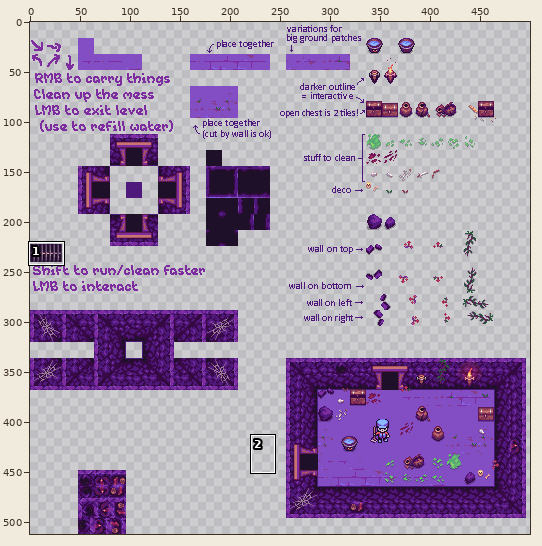
Edited in one commit: sprite sheet (media/art/tileset.png). Above, an overview of the earlier version with the close-up marked.
Close-up. Old version:
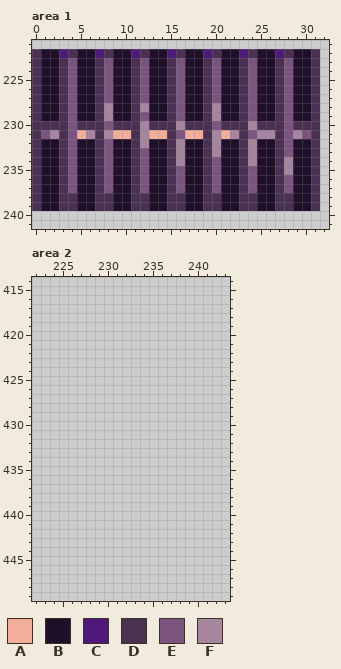
The file is 512x512 pixels. Shown: area 1: x 0..32, y 221..241; area 2: x 222..243, y 414..449. The wide view leaves out empty margins. The commit also changed other parts of the picture, which this record leaves out.
Palette (. is transparent): A #f2ae99  B #1f102a  C #4e187c  D #4a3052  E #7b5480  F #a6859f
Pixels before, area 1, first column x 0:
222 DBBCDBBCDBBCDBBCDBBCDBBCDBBCDBBD
223 DBBDEBBDEBBDEBBDEBBDEBBDEBBDEBBD
224 DBBDEBBDEBBDEBBDEBBDEBBDEBBDEBBD
225 DBBDEBBDEBBDEBBDEBBDEBBDEBBDEBBD
226 DBBDEBBDEBBDEBBDEBBDEBBDEBBDEBBD
227 DBBDEBBDEBBDEBBDEBBDEBBDEBBDEBBD
228 DBBDEBBDFBBDFBBDEBBDFBBDEBBDEBBD
229 DBBDEBBDFBBDEBBDEBBDFBBDEBBDEBBD
230 DDDDEDDDEDDDFDDDFDDDEDDDFDDDEDDD
231 DEFDEAFDFAADFAADEAADFAFDEFFDEFED
232 DBBDEBBDEBBDFBBDFBBDFBBDFBBDEBBD
233 DBBDEBBDEBBDEBBDFBBDFBBDFBBDEBBD
234 DBBDEBBDEBBDEBBDFBBDEBBDFBBDFBBD
235 DBBDEBBDEBBDEBBDEBBDEBBDEBBDFBBD
236 DBBDEBBDEBBDEBBDEBBDEBBDEBBDEBBD
237 DBBDEBBDEBBDEBBDEBBDEBBDEBBDEBBD
238 DBBDDBBDDBBDDBBDDBBDDBBDDBBDDBBD
239 DBBDDBBDDBBDDBBDDBBDDBBDDBBDDBBD
After:
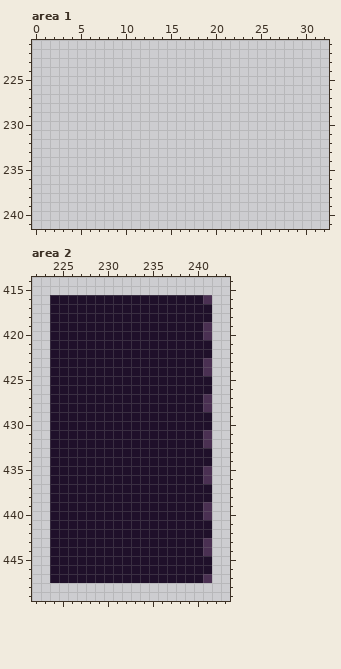
Edits made:
Area 1:
y 222: x 0..31 DBBCDBBCDBBCDBBCDBBCDBBCDBBCDBBD -> ................................
y 223..227: x 0..31 DBBDEBBDEBBDEBBDEBBDEBBDEBBDEBBD -> ................................
y 228: x 0..31 DBBDEBBDFBBDFBBDEBBDFBBDEBBDEBBD -> ................................
y 229: x 0..31 DBBDEBBDFBBDEBBDEBBDFBBDEBBDEBBD -> ................................
y 230: x 0..31 DDDDEDDDEDDDFDDDFDDDEDDDFDDDEDDD -> ................................
y 231: x 0..31 DEFDEAFDFAADFAADEAADFAFDEFFDEFED -> ................................
y 232: x 0..31 DBBDEBBDEBBDFBBDFBBDFBBDFBBDEBBD -> ................................
y 233: x 0..31 DBBDEBBDEBBDEBBDFBBDFBBDFBBDEBBD -> ................................
y 234: x 0..31 DBBDEBBDEBBDEBBDFBBDEBBDFBBDFBBD -> ................................
y 235: x 0..31 DBBDEBBDEBBDEBBDEBBDEBBDEBBDFBBD -> ................................
y 236..237: x 0..31 DBBDEBBDEBBDEBBDEBBDEBBDEBBDEBBD -> ................................
y 238..239: x 0..31 DBBDDBBDDBBDDBBDDBBDDBBDDBBDDBBD -> ................................
Area 2:
y 416: x 224..241 .................. -> BBBBBBBBBBBBBBBBBD
y 417..418: x 224..241 .................. -> BBBBBBBBBBBBBBBBBB
y 419..420: x 224..241 .................. -> BBBBBBBBBBBBBBBBBD
y 421..422: x 224..241 .................. -> BBBBBBBBBBBBBBBBBB
y 423..424: x 224..241 .................. -> BBBBBBBBBBBBBBBBBD
y 425..426: x 224..241 .................. -> BBBBBBBBBBBBBBBBBB
y 427..428: x 224..241 .................. -> BBBBBBBBBBBBBBBBBD
y 429..430: x 224..241 .................. -> BBBBBBBBBBBBBBBBBB
y 431..432: x 224..241 .................. -> BBBBBBBBBBBBBBBBBD
y 433..434: x 224..241 .................. -> BBBBBBBBBBBBBBBBBB
y 435..436: x 224..241 .................. -> BBBBBBBBBBBBBBBBBD
y 437..438: x 224..241 .................. -> BBBBBBBBBBBBBBBBBB
y 439..440: x 224..241 .................. -> BBBBBBBBBBBBBBBBBD
y 441..442: x 224..241 .................. -> BBBBBBBBBBBBBBBBBB
y 443..444: x 224..241 .................. -> BBBBBBBBBBBBBBBBBD
y 445..446: x 224..241 .................. -> BBBBBBBBBBBBBBBBBB
y 447: x 224..241 .................. -> BBBBBBBBBBBBBBBBBD
Boxes around the changes in both close-ups, in picture pixels (x1, y1, x2, y2):
erased: (32, 49, 320, 211)
added: (50, 295, 212, 583)
